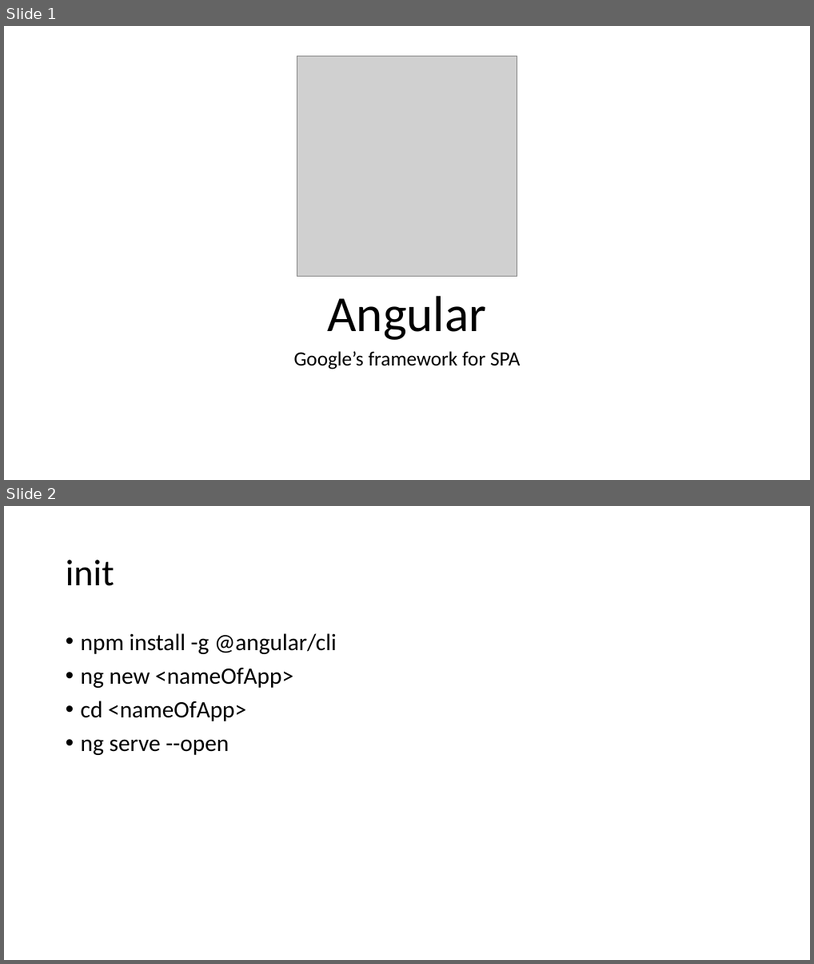
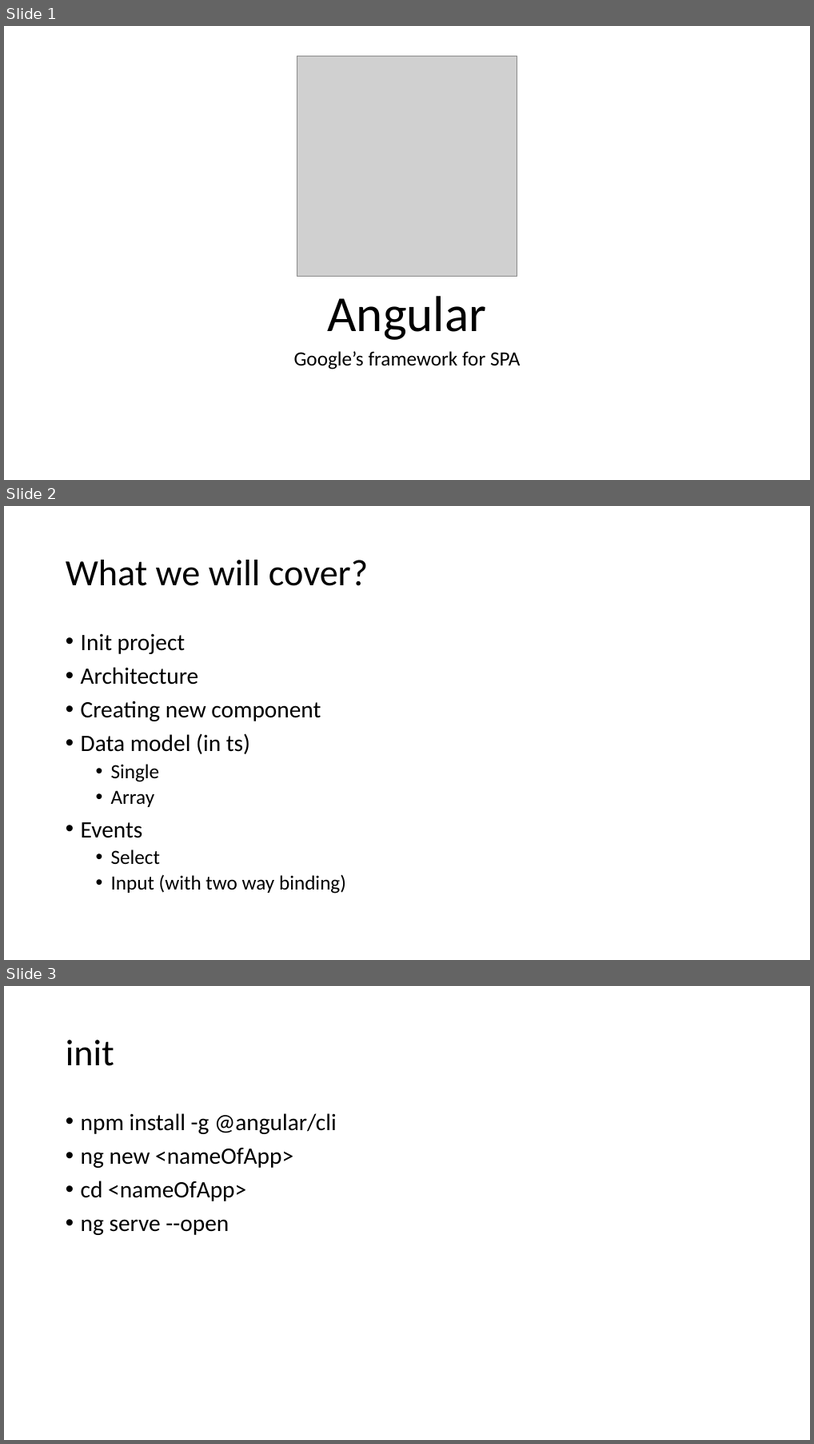
Before and after one commit to talyaron/full-stack, a slide deck: PWA/Angular/Angular.pptx. Shown one above the other, each under a label of ours: slides 1 and 2 before the commit, slides 1, 2 and 3 after it. The pictures are 814x964 and 814x1444 pixels, drawn with LibreOffice and Linux fonts; fonts in the diff are those of the drawing; grey boxes stand for pictures. Boxes give left, top, right and bottom in pixels: in the first picture for what was removed or moved away, otherwise in the second. Text is boxed around its words. In the diff, an @@ line names an element or a change of style, - is before the commit and + after.

```diff
--- a/PWA/Angular/Angular.pptx
+++ b/PWA/Angular/Angular.pptx
@@ slide 2 added at <box>4,506,810,960</box>, background #FFFFFF @@
@@ title added at <box>66,560,368,586</box>, 44 pt, text #000000 @@
+What we will cover?
@@ text added at <box>81,634,346,893</box>, 28 pt, text #000000 @@
+• Init project
+• Architecture
+• Creating new component
+• Data model (in ts)
+  • Single
+  • Array
+• Events
+  • Select
+  • Input (with two way binding)
@@ what was slide 2 is now slide 3 @@
```
Also in this commit, not shown: 6 other slides added, 1 slide removed, 4 other files.
